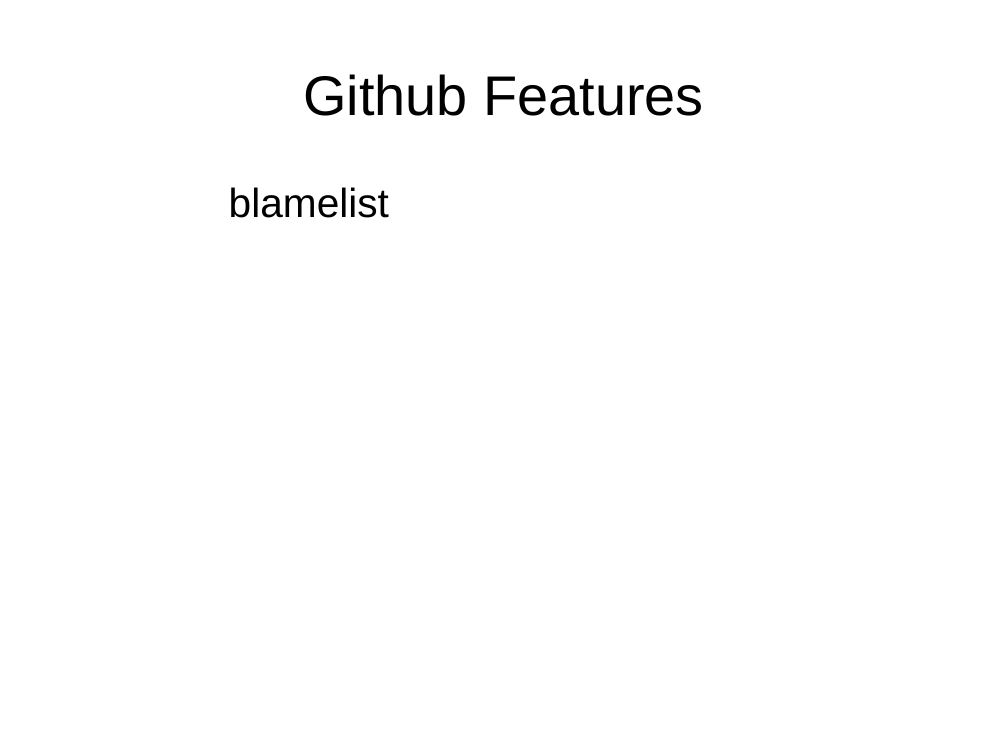
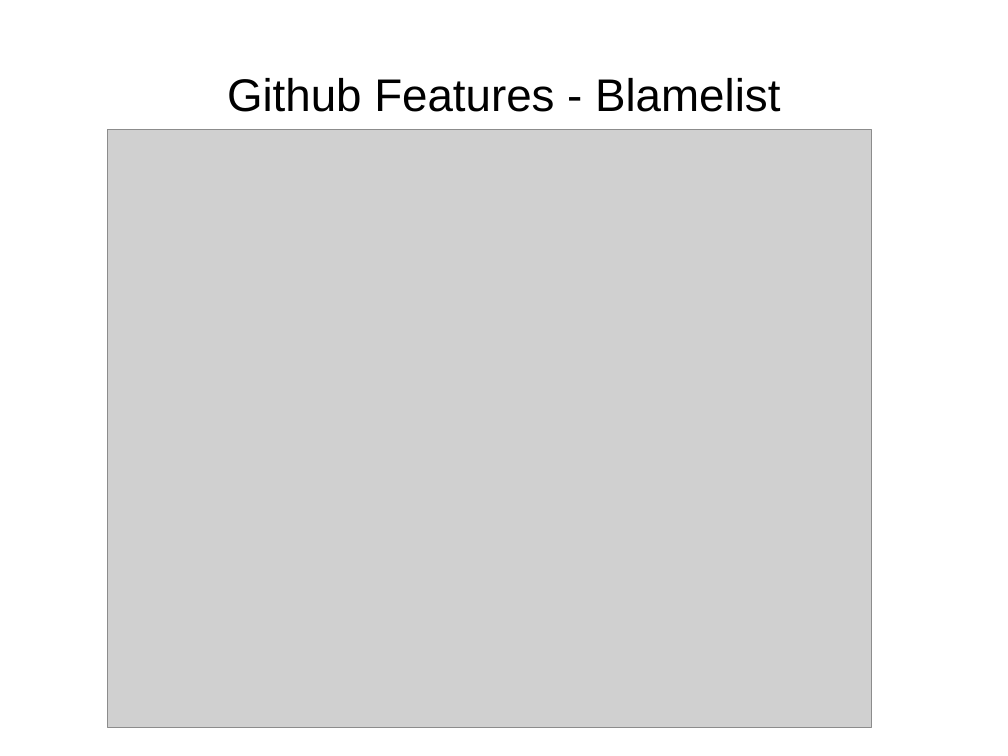
Before and after one commit to rommsen/Seminar_1905, a slide deck: slide 16 of referat/Kapitel4.odp (slide 13 before the commit). Drawn at 1008x756 pixels with LibreOffice and Linux fonts; fonts in the diff are those of the drawing; grey boxes stand for pictures. Boxes give left, top, right and bottom in pixels: in the first picture for what was removed or moved away, otherwise in the second. Text is boxed around its words. In the diff, an @@ line names an element or a change of style, - is before the commit and + after.

Commit message:
Github ausgebaut

```diff
--- a/referat/Kapitel4.odp
+++ b/referat/Kapitel4.odp
@@ title at <box>227,78,780,112</box>: text changed; size 44 to 36 pt @@
-Github Features
+Github Features - Blamelist
@@ picture added at <box>108,130,872,728</box> @@
@@ text removed at <box>229,187,389,218</box> @@
-blamelist
```
Also in this commit, not shown: 12 other slides changed, 4 slides added, 2 slides removed, 34 other files.
